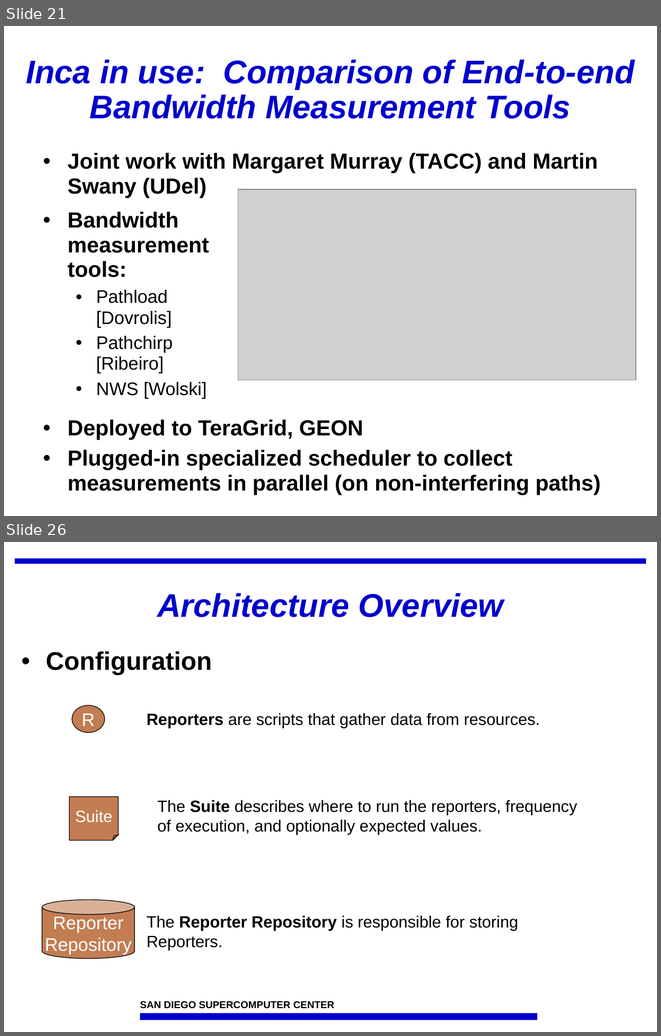
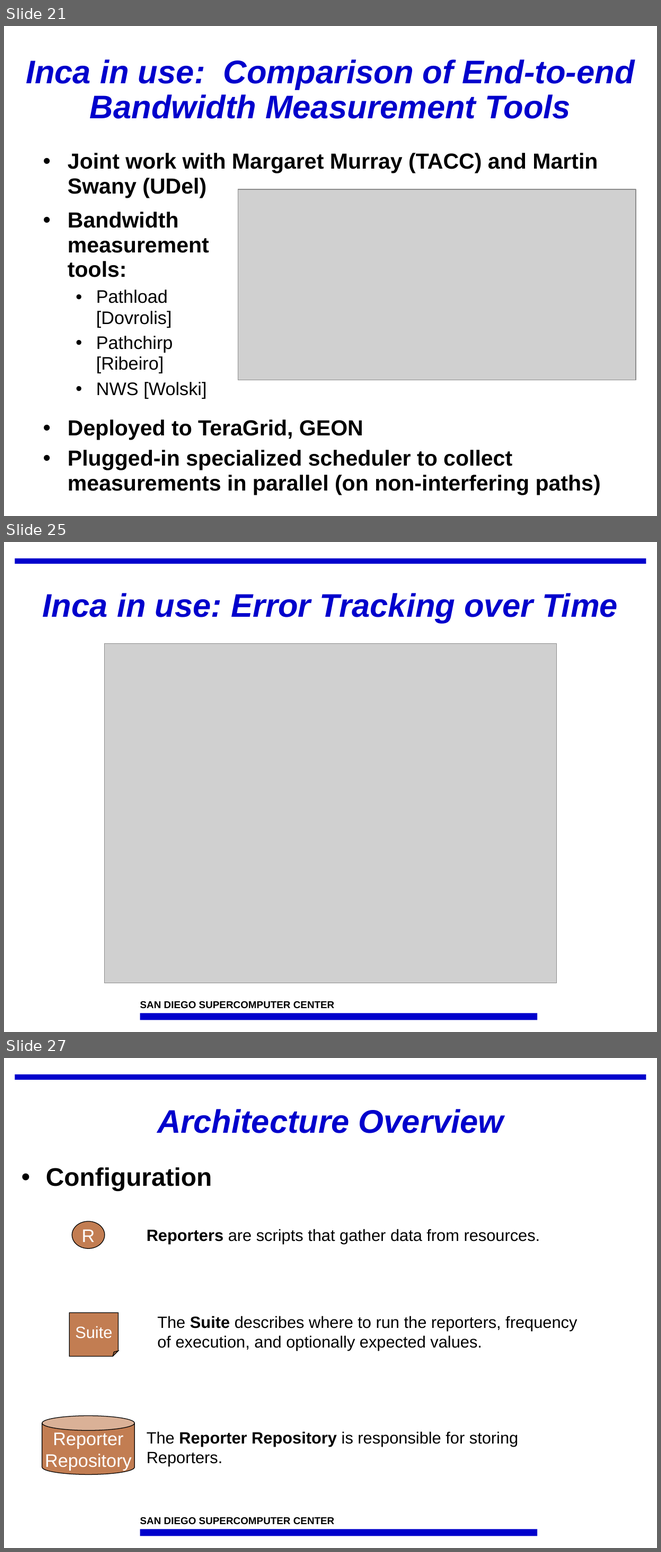
Before and after one commit to IncaProject/inca-xsede, a slide deck: talks/inca_sc05.ppt. Shown one above the other, each under a label of ours: slides 21 and 26 before the commit, slides 21, 25 and 27 after it; the slides between them are not shown. The pictures are 661x1036 and 661x1552 pixels, drawn with LibreOffice and Linux fonts; fonts in the diff are those of the drawing; grey boxes stand for pictures; background and template pictures are left out. Boxes give left, top, right and bottom in pixels: in the first picture for what was removed or moved away, otherwise in the second. Text is boxed around its words. In the diff, an @@ line names an element or a change of style, - is before the commit and + after.

```diff
--- a/talks/inca_sc05.ppt
+++ b/talks/inca_sc05.ppt
@@ slide 25 added at box(4, 542, 657, 1032), background #FFFFFF; not listed: 3 template elements that a slide beside it also shows @@
@@ title added at box(43, 593, 618, 623), 36 pt, text #0000CC, bold, italic @@
+Inca in use: Error Tracking over Time
@@ picture added at box(105, 644, 557, 983) @@
@@ what was slide 26 is now slide 27 @@
```
Also in this commit, not shown: 8 slides changed.
